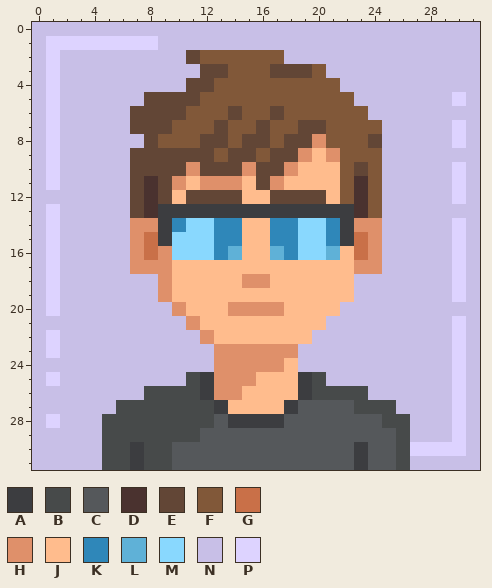
Edited in one commit: pixel-art sprite (images/icon.png). The picture above was drawn from the file before the commit.
The file is 32x32 pixels.
Palette (. is transparent): A #3c3d40  B #474a4a  C #55585b  D #4a322f  E #624636  F #815839  G #c97048  H #df906a  J #ffbc8d  K #2f87b9  L #5fb1d7  M #89d8fe  N #c8bfe7  P #ddd3ff
After:
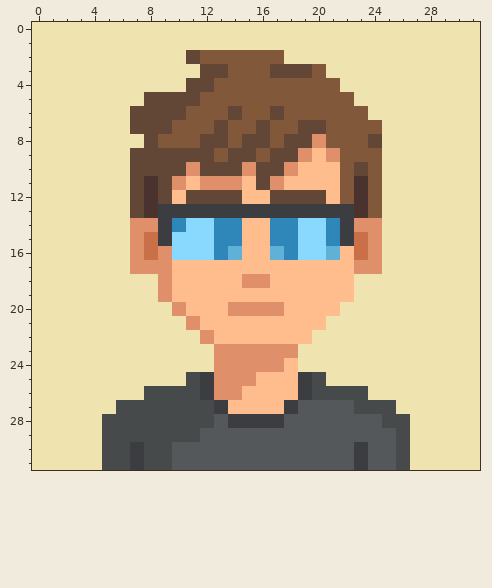
From old to new:
colour N: #c8bfe7 -> #efe4b0
y 1: x 1..8 PPPPPPPP -> NNNNNNNN
y 2..4: x 1 P -> N
y 5: x 1 P -> N; x 30 P -> N
y 6: x 1 P -> N
y 7..8: x 1 P -> N; x 30 P -> N
y 9: x 1 P -> N
y 10..11: x 1 P -> N; x 30 P -> N
y 12: x 30 P -> N
y 13: x 1 P -> N
y 14..19: x 1 P -> N; x 30 P -> N
y 20: x 1 P -> N
y 21: x 30 P -> N
y 22..23: x 1 P -> N; x 30 P -> N
y 24: x 30 P -> N
y 25: x 1 P -> N; x 30 P -> N
y 26..27: x 30 P -> N
y 28: x 1 P -> N; x 30 P -> N
y 29: x 30 P -> N
y 30: x 27..30 PPPP -> NNNN
